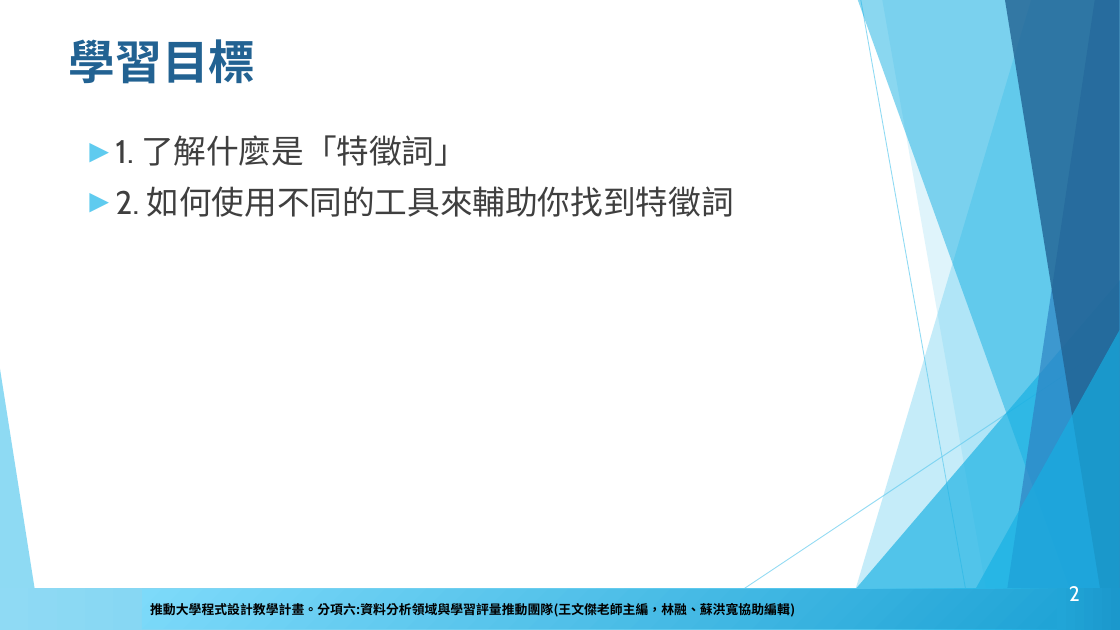
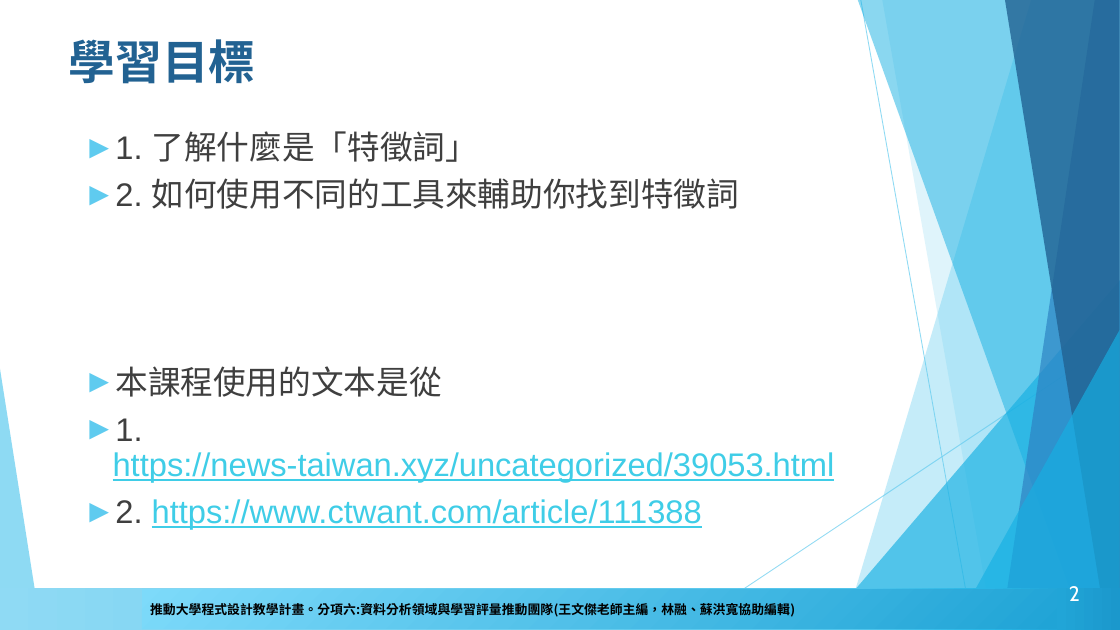
Before and after one commit to howardsukuan/textual-data-analysis-python, a slide deck: slide 2 of week02/文本分析與程式設計Week02.pptx. Drawn at 1120x630 pixels with LibreOffice and Linux fonts; fonts in the diff are those of the drawing; background and template pictures are left out. Boxes give left, top, right and bottom in pixels: in the first picture for what was removed or moved away, otherwise in the second. Text is boxed around its words. In the diff, an @@ line names an element or a change of style, - is before the commit and + after.

```diff
--- a/week02/文本分析與程式設計Week02.pptx
+++ b/week02/文本分析與程式設計Week02.pptx
@@ text at <box>83,131,739,209</box>: font Cabin to Arial in "1. 了解什麼是「特徵詞」", "2. 如何使用不同的工具來輔助你找到特徵詞"; line spacing 1 to 0.9 @@
@@ text at <box>83,366,835,529</box>: paragraphs added @@
+► 本課程使用的文本是從
+► 1. https://news-taiwan.xyz/uncategorized/39053.html
+► 2. https://www.ctwant.com/article/111388
```
Also in this commit, not shown: 21 other slides changed.
